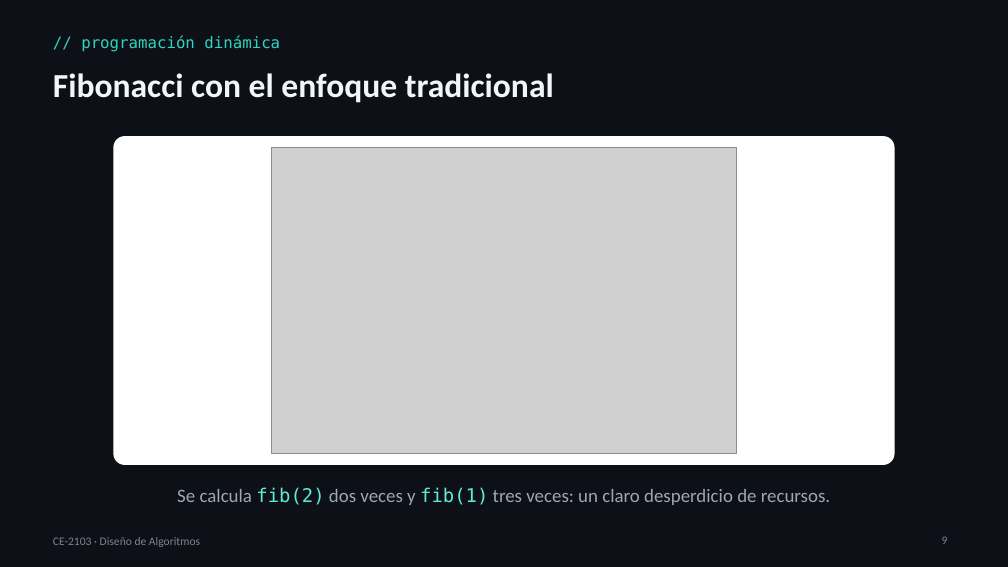
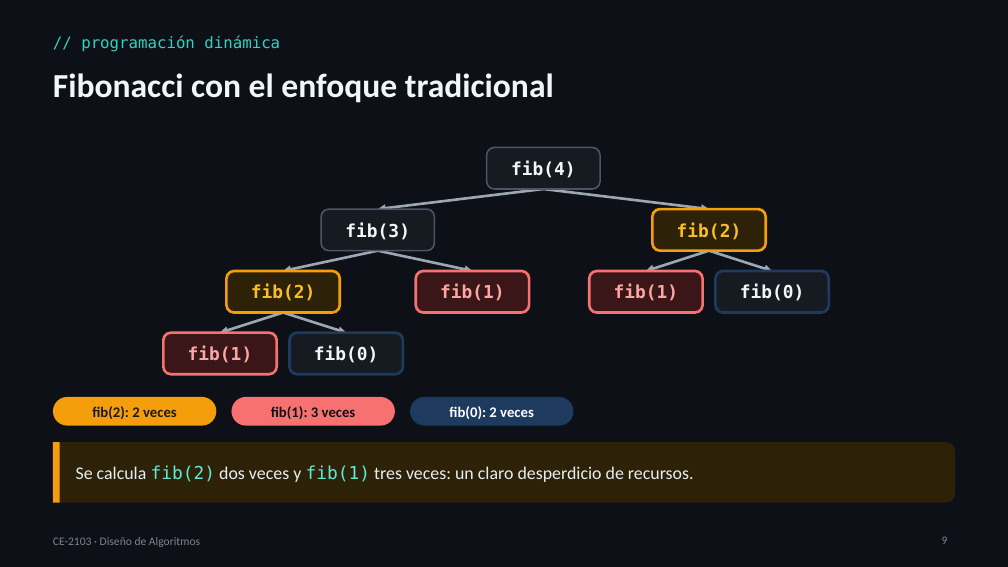
Before and after one commit to itcr-computer-engineering/data-structures-and-algorithms, a slide deck: slide 9 of presentaciones/ce-2103/Lección 05 - Diseño de Algoritmos.pptx. Drawn at 1008x567 pixels with LibreOffice and Linux fonts; fonts in the diff are those of the drawing; grey boxes stand for pictures. Boxes give left, top, right and bottom in pixels: in the first picture for what was removed or moved away, otherwise in the second. Text is boxed around its words. In the diff, an @@ line names an element or a change of style, - is before the commit and + after.

```diff
--- a/presentaciones/ce-2103/Lección 05 - Diseño de Algoritmos.pptx
+++ b/presentaciones/ce-2103/Lección 05 - Diseño de Algoritmos.pptx
@@ rounded rectangle removed at (113,136,895,465) @@
@@ picture removed at (271,147,736,454) @@
@@ rounded rectangle added at (487,147,600,189), fill #161B22, outline #4B5563 1.5 pt, 17 pt, text #F0F6FC, bold @@
+fib(4)
@@ rounded rectangle added at (321,209,435,251), fill #161B22, outline #4B5563 1.5 pt, 17 pt, text #F0F6FC, bold @@
+fib(3)
@@ arrow added from (544, 189) to (378, 209), #9DA7B3 2.5 pt @@
@@ arrow added from (544, 189) to (709, 209), #9DA7B3 2.5 pt @@
@@ rounded rectangle added at (653,209,766,251), fill #2D2208, outline #F59E0B 2.5 pt, 17 pt, text #FBBF24, bold @@
+fib(2)
@@ arrow added from (378, 251) to (284, 271), #9DA7B3 2.5 pt @@
@@ arrow added from (378, 251) to (473, 271), #9DA7B3 2.5 pt @@
@@ arrow added from (709, 251) to (646, 271), #9DA7B3 2.5 pt @@
@@ arrow added from (709, 251) to (772, 271), #9DA7B3 2.5 pt @@
@@ rounded rectangle added at (227,271,340,312), fill #2D2208, outline #F59E0B 2.5 pt, 17 pt, text #FBBF24, bold @@
+fib(2)
@@ rounded rectangle added at (416,271,529,312), fill #3B1618, outline #F87171 2.5 pt, 17 pt, text #FCA5A5, bold @@
+fib(1)
@@ rounded rectangle added at (589,271,702,312), fill #3B1618, outline #F87171 2.5 pt, 17 pt, text #FCA5A5, bold @@
+fib(1)
@@ rounded rectangle added at (715,271,829,312), fill #161B22, outline #1F3A5F 2.5 pt, 17 pt, text #F0F6FC, bold @@
+fib(0)
@@ arrow added from (284, 312) to (220, 333), #9DA7B3 2.5 pt @@
@@ arrow added from (284, 312) to (346, 333), #9DA7B3 2.5 pt @@
@@ rounded rectangle added at (163,333,277,374), fill #3B1618, outline #F87171 2.5 pt, 17 pt, text #FCA5A5, bold @@
+fib(1)
@@ rounded rectangle added at (290,333,403,374), fill #161B22, outline #1F3A5F 2.5 pt, 17 pt, text #F0F6FC, bold @@
+fib(0)
@@ rounded rectangle added at (53,397,216,426), fill #F59E0B, 14 pt, text #1C1917, bold @@
+fib(2): 2 veces
@@ rounded rectangle added at (231,397,395,426), fill #F87171, 14 pt, text #0D1117, bold @@
+fib(1): 3 veces
@@ rounded rectangle added at (410,397,573,426), fill #1F3A5F, 14 pt, text #FFFFFF, bold @@
+fib(0): 2 veces
@@ rounded rectangle added at (53,442,955,503), fill #2D2208 @@
@@ rectangle added at (53,442,60,503), fill #F59E0B @@
@@ text "Se calcula fib(2) dos veces ...": place and size @@
-text "Se calcula fib(2) dos veces ..." at (177,487,830,505)
+text "Se calcula fib(2) dos veces ..." at (76,465,694,482)
@@ text "Se calcula fib(2) dos veces ..." at (76,465,694,482): size 18 to 17 pt; text colour #9DA7B3 to #E6EDF3 in "Se calcula dos veces y tres veces: ..."; alignment centre to left @@
```
Also in this commit, not shown: 2 other slides changed, 16 other files.
